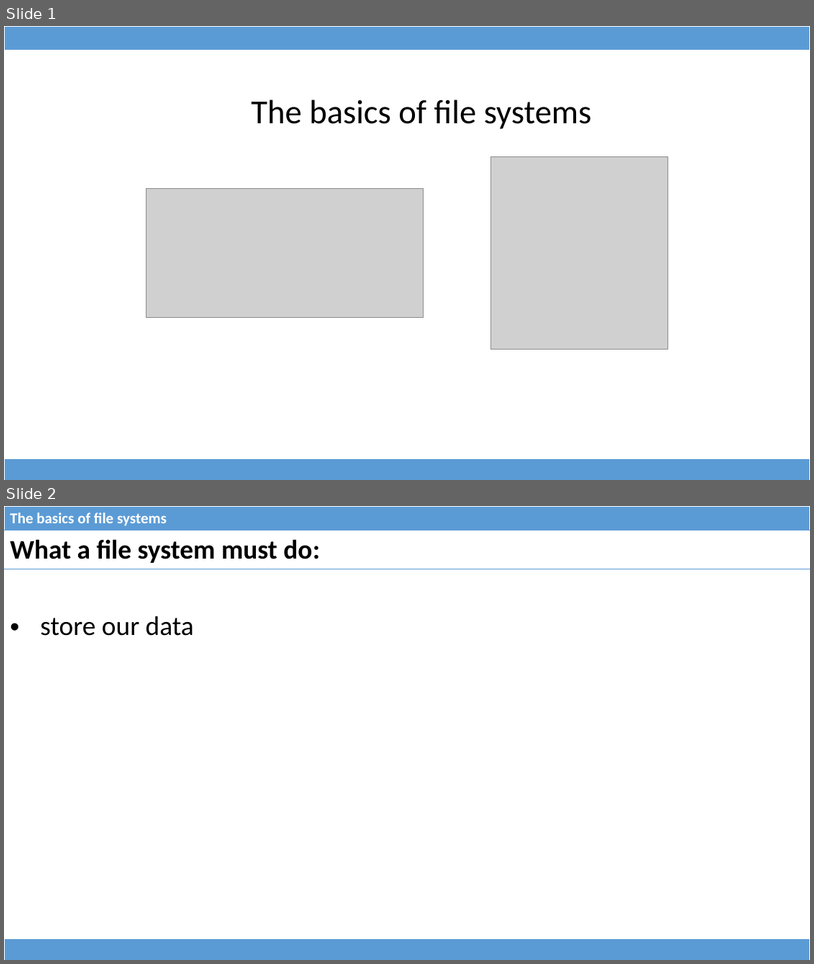
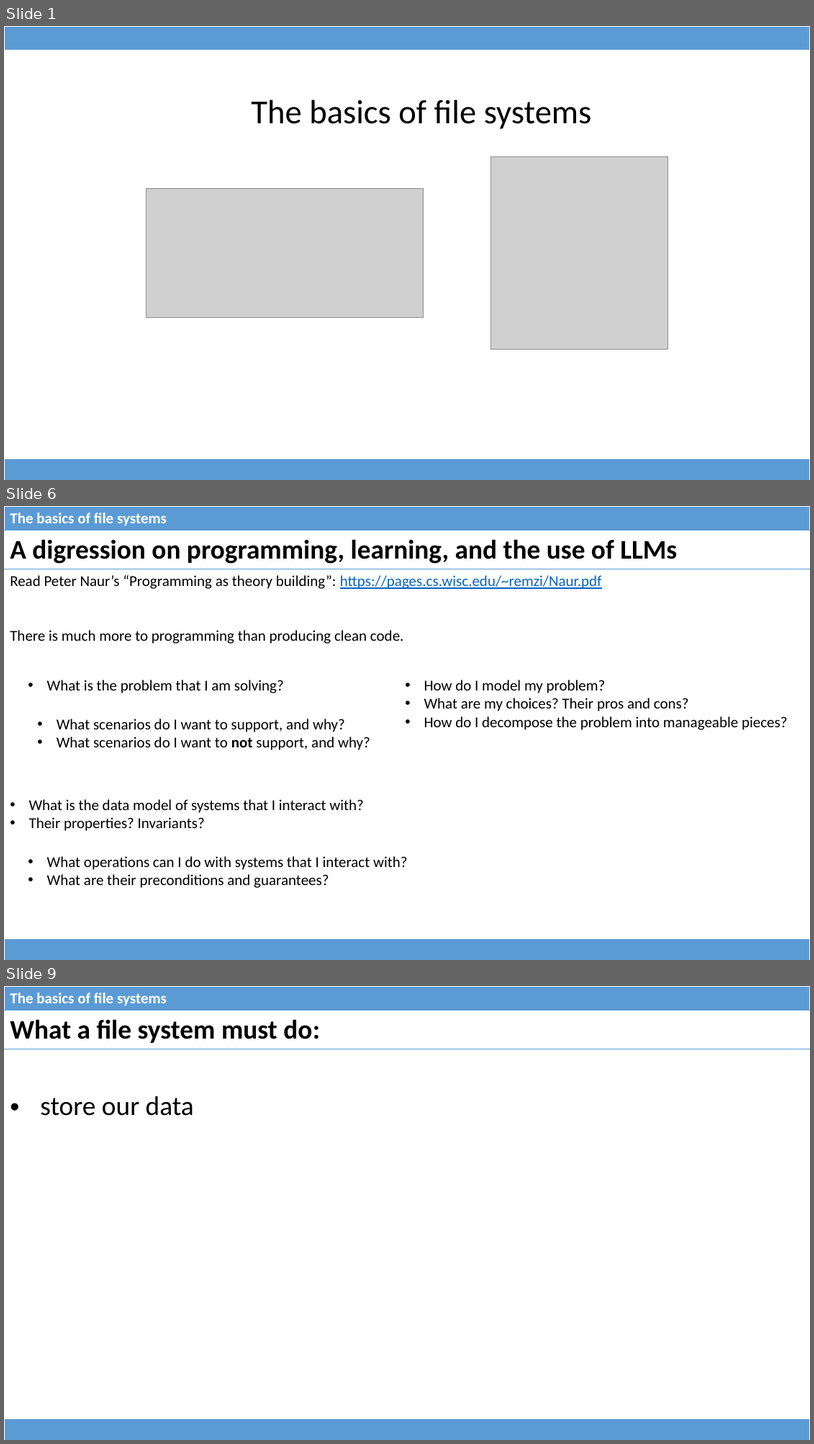
Before and after one commit to dominiquelefevre/filesystems-101-jb, a slide deck: talks/src/class00.pptx. Shown one above the other, each under a label of ours: slides 1 and 2 before the commit, slides 1, 6 and 9 after it; the slides between them are not shown. The pictures are 814x964 and 814x1444 pixels, drawn with LibreOffice and Linux fonts; fonts in the diff are those of the drawing; grey boxes stand for pictures. Boxes give left, top, right and bottom in pixels: in the first picture for what was removed or moved away, otherwise in the second. Text is boxed around its words. In the diff, an @@ line names an element or a change of style, - is before the commit and + after.

```diff
--- a/talks/src/class00.pptx
+++ b/talks/src/class00.pptx
@@ slide 6 added at [4, 506, 810, 960], background #FFFFFF @@
@@ table added at [4, 506, 810, 530], 1 rows, 1 columns @@
+The basics of file systems
@@ table added at [4, 530, 810, 569], 1 rows, 1 columns @@
+A digression on programming, learning, and the use of LLMs
@@ text added at [10, 575, 602, 644], 18 pt, text #000000 @@
+Read Peter Naur’s “Programming as theory building”: https://pages.cs.wisc.edu/~remzi/Naur.pdf
+There is much more to programming than producing clean code.
@@ text added at [47, 680, 284, 693], 18 pt, text #000000 @@
+• What is the problem that I am solving?
@@ text added at [424, 680, 787, 730], 18 pt, text #000000 @@
+• How do I model my problem?
+• What are my choices? Their pros and cons?
+• How do I decompose the problem into manageable pieces?
@@ text added at [57, 718, 370, 750], 18 pt, text #000000 @@
+• What scenarios do I want to support, and why?
+• What scenarios do I want to not support, and why?
@@ text added at [29, 799, 364, 831], 18 pt, text #000000 @@
+• What is the data model of systems that I interact with?
+• Their properties? Invariants?
@@ text added at [47, 856, 408, 888], 18 pt, text #000000 @@
+• What operations can I do with systems that I interact with?
+• What are their preconditions and guarantees?
@@ table added at [4, 938, 810, 960], 1 rows, 1 columns @@
+
@@ what was slide 2 is now slide 9 @@
```
Also in this commit, not shown: 2 slides changed, 7 other slides added, 1 slide removed, 1 other file.
